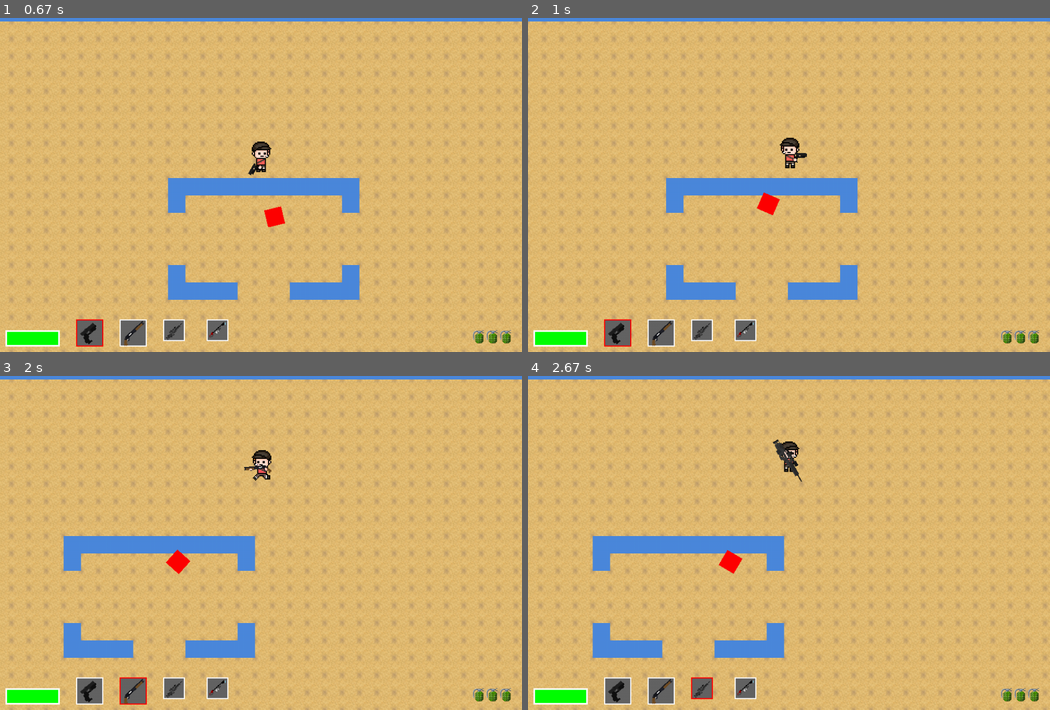
Above: before the commit, frames 1-4 (two rows, left to right).
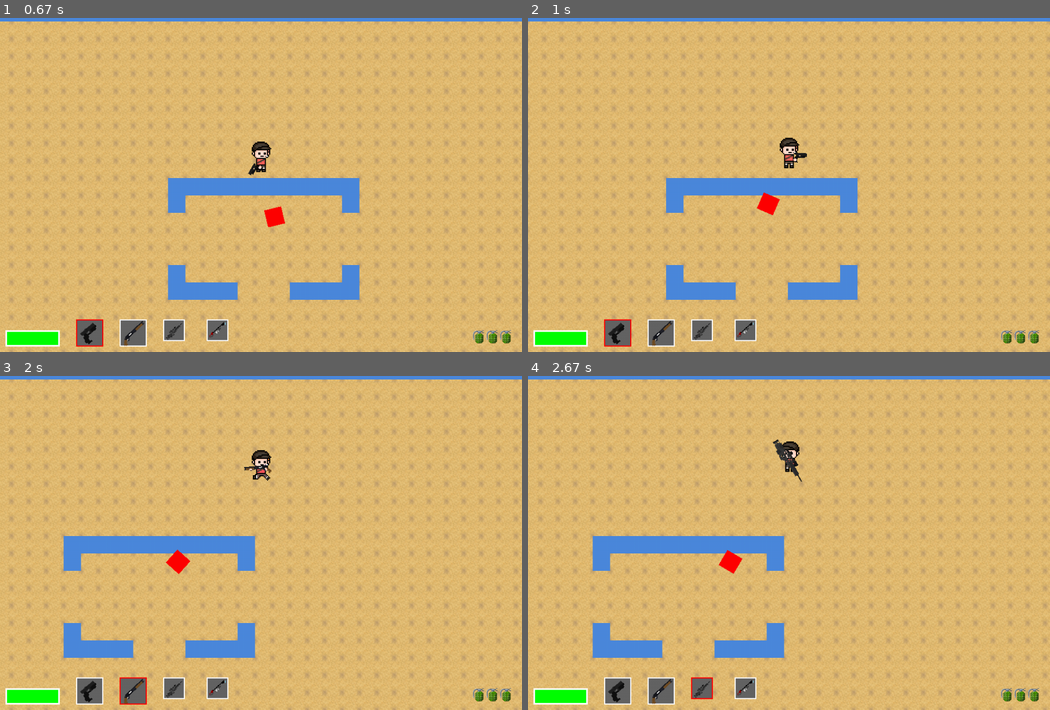
Above: after the commit, the same moments.

Repository: kangshwan/coop_pygame
Game: pygame game, started from main.py
The game is run twice, just before and just after one commit, with the same random seed, the same clock (stepped at 60 frames per second) and the same inputs.
Inputs (mouse positions are in pixels of both pictures, inside the frame that each line leads up to):
- Up to frame 1 (0.67 s): hold D from 0.33 s (still down); move the mouse to (240, 195) at 0.37 s
- Up to frame 2 (1 s): release D at 0.8 s; hold W from 0.83 s (still down); move the mouse to (956, 168) at 0.87 s
- Up to frame 3 (2 s): release W at 1.13 s; click (313, 613) at 1.22 s; hold D 1.5-1.97 s; click (99, 482) at 1.58 s; tap 2 at 1.65 s
- Up to frame 4 (2.67 s): hold A 2-2.53 s; click (867, 412) at 2.08 s; tap 3 at 2.15 s; hold S from 2.57 s (still down); click (851, 566) at 2.65 s

Frame 1 is identical in both runs. In frame 2, 0.1% of the frame differs, in the area x 48-52%, y 35-46%; in frame 3, 0.1%; in frame 4, 0.1%.

Commit message:
advanced moving motion

Diff:
--- a/hud.py
+++ b/hud.py
@@ -30,9 +30,9 @@
     #외곽 테두리
     health_fill_rect = pg.Rect(x, y, health_fill, BAR_HEIGHT)
     amor_fill_rect = pg.Rect(x, y, amor_fill, BAR_HEIGHT)
+
     amor_col = SILVER
-    if pct > 1-amor_pct:
-        amor_col = SILVER
+
     if health_pct > 0.6:
         col = GREEN
     elif health_pct > 0.3:
@@ -90,6 +90,7 @@
     for idx in range(grenade_left):
         draw_grenade(surf, WIDTH-40-(idx*25), HEIGHT-40)
     pass
+
 def draw_grenade(surf, x, y):
     game_folder = path.dirname(__file__)
     img_folder = path.join(game_folder, 'Image')
--- a/main.py
+++ b/main.py
@@ -62,6 +62,7 @@
         self.ground      = pg.sprite.Group()
         self.feed_pos = []
         self.enemy_pos = []
+
         for row, tiles in enumerate(self.map.data):
             #enumerate는 한 배열에 대하여 index와 그 값을 동시에 가져올수 있음. -> 자세한건 구글링
             for col, tile in enumerate(tiles):
--- a/setting.py
+++ b/setting.py
@@ -43,8 +43,8 @@
                            'spread': 4,
                            'bullet_size': (6,6),
                            'bullet_count': 1,
-                           'barrel_offset': vec(34, -5),
-                           'barrel_offset_fliped': vec(34, 5)}
+                           'barrel_offset': vec(38, -5),
+                           'barrel_offset_fliped': vec(38, 5)}
 
 WEAPONS['shotgun']      = {'bullet_speed': 300,
                            'bullet_lifetime': 350,
@@ -53,8 +53,8 @@
                            'spread': 20,
                            'bullet_size': (3,3),
                            'bullet_count': 12,
-                           'barrel_offset': vec(34,-4),
-                           'barrel_offset_fliped': vec(34,4)}
+                           'barrel_offset': vec(34, -4),
+                           'barrel_offset_fliped': vec(34, 4)}
 
 WEAPONS['sniper']       = {'bullet_speed': 500,
                            'bullet_lifetime': 1000,
@@ -73,8 +73,8 @@
                            'spread': 20,
                            'bullet_size': (3,3),
                            'bullet_count': 15,
-                           'barrel_offset': vec(40,-4),
-                           'barrel_offset_fliped': vec(40,4)}
+                           'barrel_offset': vec(40, -4),
+                           'barrel_offset_fliped': vec(40, 4)}
 
 # grenade properties
 GRENADE_SPEED = 600
--- a/sprites.py
+++ b/sprites.py
@@ -82,6 +82,8 @@
         self.flip = False
         self.standing = True
         self.walking = 0
+        self.right = True
+        self.left = False
 
     def load_images(self):
         self.image = self.weapon_img[self.gun_select]
@@ -118,12 +120,17 @@
             self.orig_image = self.weapon_img[self.gun_select]
         if keys[pg.K_a]:
             self.acc.x = -PLAYER_ACC
+            self.left = True
+            self.right = False
         if keys[pg.K_d]:
             self.acc.x = PLAYER_ACC
+            self.left = False
+            self.right = True
         if keys[pg.K_w]:
             self.acc.y = -PLAYER_ACC
         if keys[pg.K_s]:
             self.acc.y = PLAYER_ACC
+
         # add acceleration when press w,a,s,d / w,a,s,d를 눌렀을때 가속을 더해줌.
         key = pg.mouse.get_pressed()
         if key[0]:
@@ -218,9 +225,10 @@
             self.walking = 0
         else:
             self.standing = False
+
     def draw_body(self):
         self.body = [self.game.move1_img, self.game.move2_img]
-        if self.acc.x < 0 :
+        if self.left :
             #this means moving to left:
             self.body[0] = pg.transform.flip(self.body[0], True, False)
             self.body[1] = pg.transform.flip(self.body[1], True, False)
